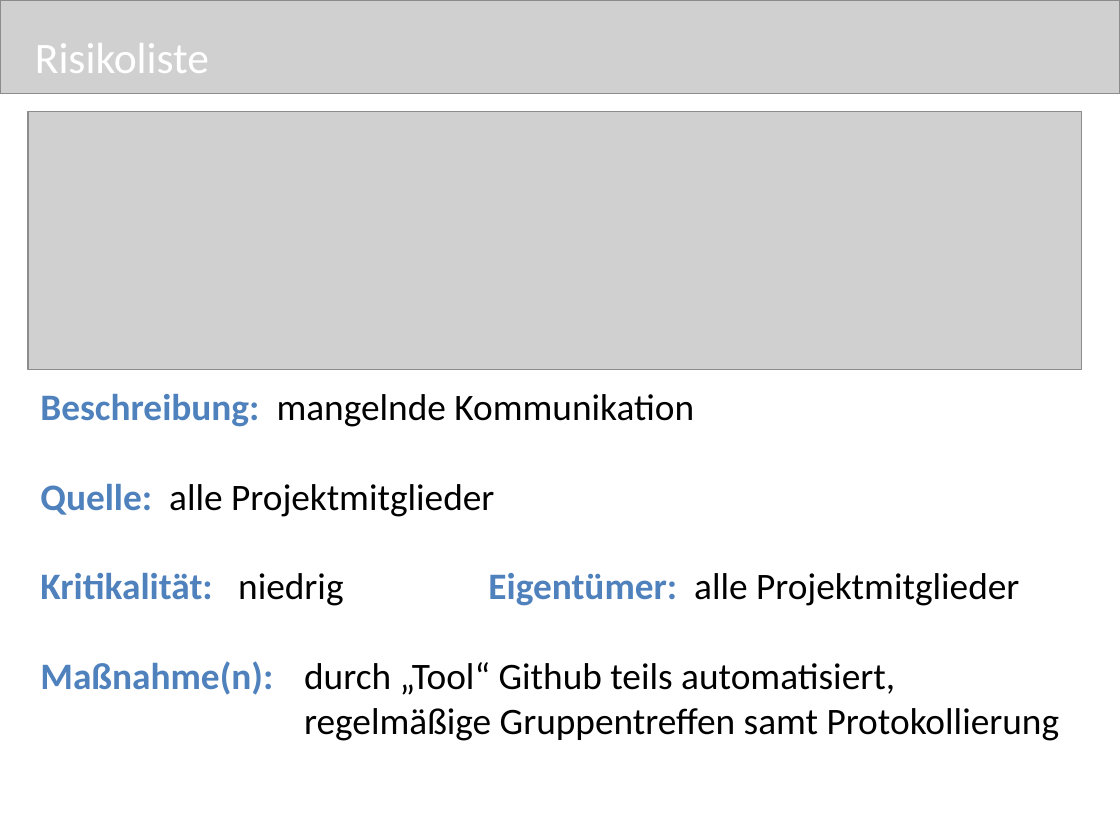
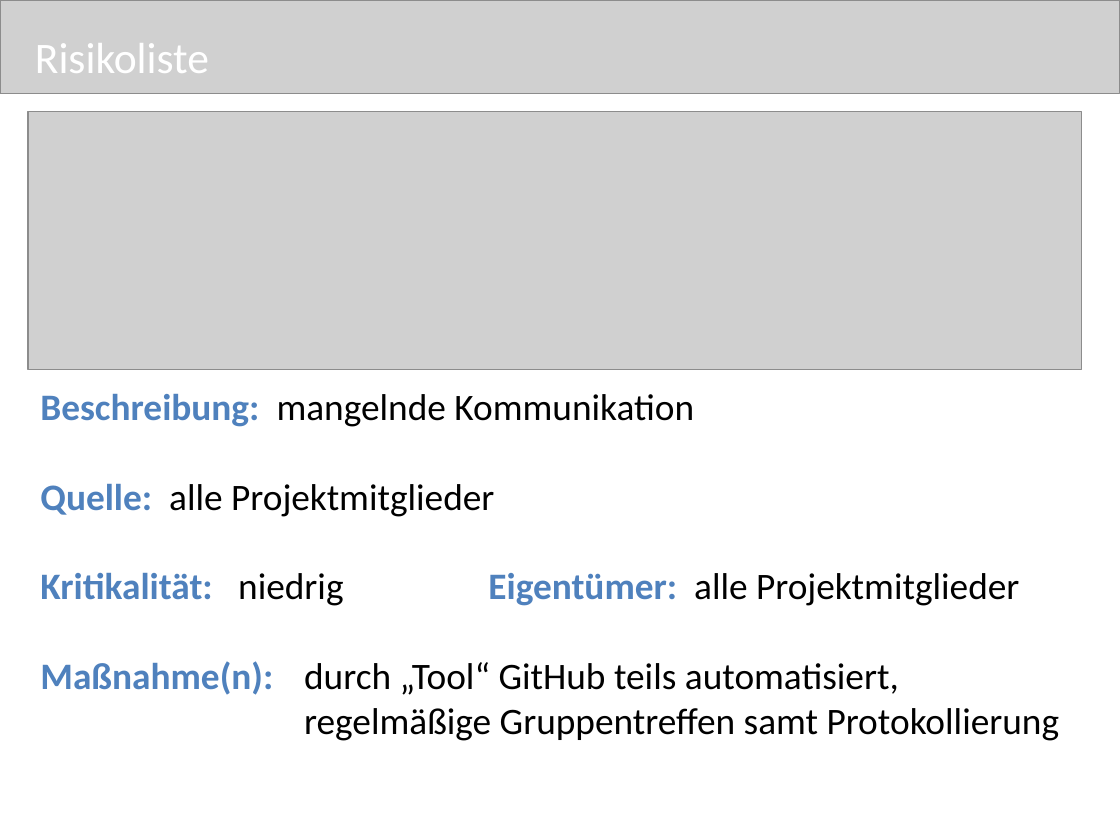
Before and after one commit to pdauwe/Softwareprojekt_BIM, a slide deck: slide 7 of Doku/Praesi1.pptx. Drawn at 1120x840 pixels with LibreOffice and Linux fonts; fonts in the diff are those of the drawing; grey boxes stand for pictures. Boxes give left, top, right and bottom in pixels: in the first picture for what was removed or moved away, otherwise in the second. Text is boxed around its words. In the diff, an @@ line names an element or a change of style, - is before the commit and + after.

```diff
--- a/Doku/Praesi1.pptx
+++ b/Doku/Praesi1.pptx
@@ text at (x1=40, y1=661, x2=899, y2=695): text changed @@
-Maßnahme(n): durch „Tool“ Github teils automatisiert,
+Maßnahme(n): durch „Tool“ GitHub teils automatisiert,
```
Also in this commit, not shown: 8 other slides changed, 4 slides added.
